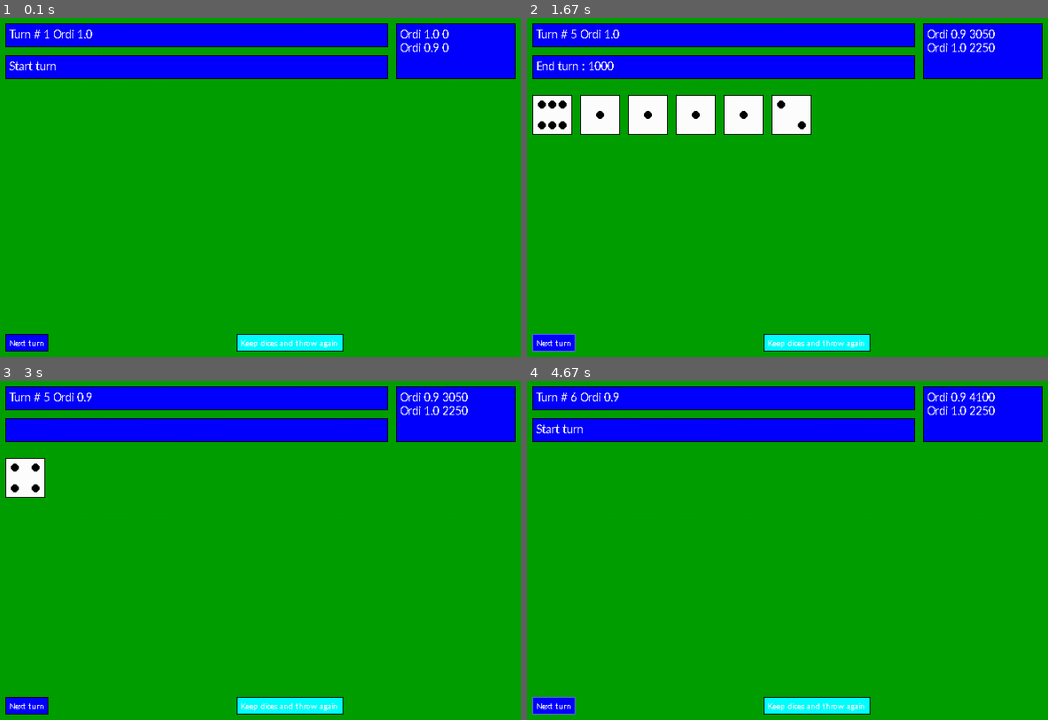
Above: before the commit, frames 1-4 (two rows, left to right).
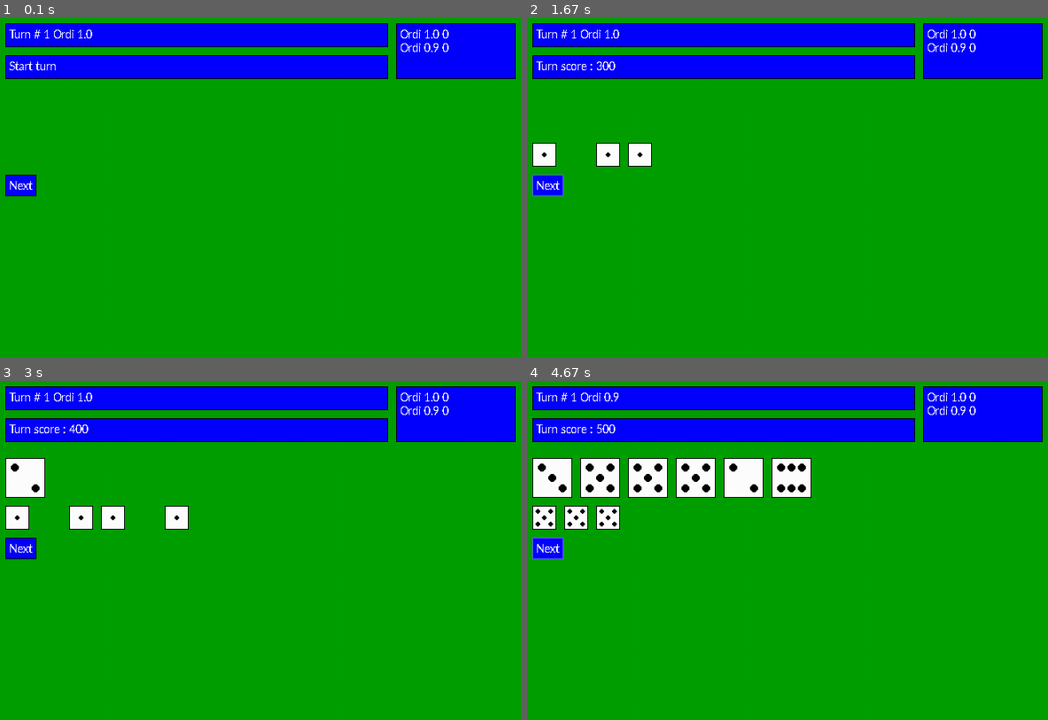
Above: after the commit, the same moments.

Repository: OlivierIrac/experiments
Game: pygame game, started from FarkleDiceGame/pygameMain.py
The game is run twice, just before and just after one commit, with the same random seed, the same clock (stepped at 60 frames per second) and the same inputs.
Inputs (mouse positions are in pixels of both pictures, inside the frame that each line leads up to):
- Up to frame 1 (0.1 s): no input
- Up to frame 2 (1.67 s): click "Next" at 0.38 s; tap Enter at 0.67, 1 s; click "Next" at 1.38 s
- Up to frame 3 (3 s): press the mouse at (46, 516) at 1.7 s; move the mouse to (125, 567) at 1.8 s; release the mouse at (208, 618) at 1.93 s; click "Next" at 2.05 s; click "Next" at 2.38 s; press the mouse at (72, 475) at 2.7 s; move the mouse to (302, 486) at 2.8 s; release the mouse at (outside the picture) at 2.93 s
- Up to frame 4 (4.67 s): click "Next" at 3.05 s; press the mouse at (553, 475) at 3.37 s; move the mouse to (813, 469) at 3.47 s; release the mouse at (outside the picture) at 3.6 s; click "Next" at 3.72 s; press the mouse at (980, 414) at 4.03 s; move the mouse to (823, 523) at 4.13 s; release the mouse at (667, 631) at 4.27 s; click "Next" at 4.38 s

The runs differ from the first frame. In frame 1, 1.9% of the frame differs, in the area x 1-66%, y 46-99%; in frame 2, 8.8%, in the area x 1-90%, y 3-99%; in frame 3, 3.7%; in frame 4, 8.7%.

Commit message:
Dice animation working

Diff:
--- a/FarkleDiceGame/farkleDiceGame.py
+++ b/FarkleDiceGame/farkleDiceGame.py
@@ -123,6 +123,7 @@
 
     def addTurnScore(self, score, dicesKept):
         self.turnScore += score
+        dicesKept.sort()
         self.turnDicesKept += dicesKept + [0]
 
     def endTurn(self, turnScore, diceRoll):
--- a/FarkleDiceGame/pygameMain.py
+++ b/FarkleDiceGame/pygameMain.py
@@ -24,22 +24,24 @@
         pygame.init()
         self.screen = pygame.display.set_mode((1000, 600))
         self.clock = pygame.time.Clock()
-        self.animationEvent = 0
+        self.diceRollAnimationEvent = 0
         self.diceKeptUpdateEvent = pygame.USEREVENT + 1
         self.animationTime = 500
+        self.diceRoll = []
 
         # Create The Backgound
         self.background = pygame.Surface(self.screen.get_size())
         self.background = self.background.convert()
         self.background.fill((0, 160, 0))
 
+        # Creates the UI objects
         self.UIObjects = []
 
         self.infoBox = MsgBoxUI("", pygame.Color('white'), pygame.Color(
             'blue'), 480, 30, 16, (10, 10), self.screen)
         self.UIObjects.append(self.infoBox)
 
-        self.animationEndTurnInfo = ""
+        self.endAnimationMsg = ""
         self.turnInfoBox = MsgBoxUI("", pygame.Color('white'), pygame.Color(
             'blue'), 480, 30, 16, (10, 50), self.screen)
         self.UIObjects.append(self.turnInfoBox)
@@ -52,106 +54,146 @@
                                      pygame.Color('white'), False, self.animationTime)
         self.UIObjects.append(self.diceRollUI)
 
-        self.diceKept = []
-        self.diceKeptUI = DiceRollUI([], 10, 30, (10, 160), self.screen)
-        self.UIObjects.append(self.diceKeptUI)
+        self.turnDiceKept = []
+        self.dicesKept = []
+        self.diceKeptAnimationStep = 0
+        self.dicesKeptAnimation = []
+        self.turnDiceKeptUI = DiceRollUI([], 10, 30, (10, 160), self.screen)
+        self.UIObjects.append(self.turnDiceKeptUI)
 
-        self.buttonStopTurn = ButtonUI("Next turn", pygame.Color(
-            'white'), pygame.Color('blue'), 0, 12, (10, 400), self.screen)
+        self.buttonStopTurn = ButtonUI("Next", pygame.Color(
+            'white'), pygame.Color('blue'), 0, 16, (10, 200), self.screen)
         self.UIObjects.append(self.buttonStopTurn)
 
-        self.buttonKeepDicesAndThrow = ButtonUI(
-            "Keep dices and throw again", pygame.Color('white'), pygame.Color('cyan'), 0, 12, (300, 400), self.screen)
-        self.UIObjects.append(self.buttonKeepDicesAndThrow)
+    def startDiceAnimation(self, msg):
+        self.diceRollUI.update(self.diceRoll, pygame.Color('white'), False, self.animationTime)
+        self.diceRollAnimationEvent = self.diceRollUI.startAnimation()
+        self.diceKeptAnimationStep = 0
+        self.dicesKeptAnimation = list(self.turnDiceKept)
+        self.diceAnimationRunning = True
+        pygame.time.set_timer(self.diceKeptUpdateEvent,
+                              self.animationTime * len(self.diceRoll) + self.animationTime)
+        self.endAnimationMsg = msg
+
+    def completeDiceAnimation(self):
+        # fast forward all on-going animations
+        self.diceRollAnimationEvent = self.diceRollUI.stopAnimation()
+        pygame.time.set_timer(self.diceKeptUpdateEvent, 1)
+        self.diceKeptAnimationStep = len(self.dicesKept)
+
+    def stopDiceAnimation(self):
+        # stop all on-going animations
+        self.diceRollAnimationEvent = self.diceRollUI.stopAnimation()
+        pygame.time.set_timer(self.diceKeptUpdateEvent, 0)
+        self.diceAnimationRunning = False
 
     def updatePygameUI(self, game, gameEvent, currentPlayer=0, diceRoll=[], dicesKept=[], nbDicesToThrow=0):
+        self.dicesKept = dicesKept
+        self.diceRoll = diceRoll
+
+        # update score box
         msg = ""
         playersByScore = sorted(game.players, key=lambda x: x.score, reverse=True)
         for player in playersByScore:
             msg += player.name + " " + str(player.score) + "\n"
         self.scoreBox.update(msg)
 
+        # update info box
         msg = "Turn # " + str(game.turn) + " " + game.players[currentPlayer].name
         self.infoBox.update(msg)
 
         done = False
-
+        # process Farkle Game events
+        # updates infoBox, diceroll, dicekept UI elements, starts animations
         if(gameEvent in ["endTurnBadThrow"]):
-            self.diceRollUI.update(diceRoll, pygame.Color('red'), False, self.animationTime)
-            self.animationEvent = self.diceRollUI.startAnimation()
-            self.animationEndTurnInfo = "End turn : bad roll!"
+            self.startDiceAnimation("End turn : bad roll!")
         elif(gameEvent in ["endTurnNoScore"]):
-            self.diceRollUI.update(diceRoll, pygame.Color('white'), False, self.animationTime)
-            self.animationEvent = self.diceRollUI.startAnimation()
-            self.animationEndTurnInfo = "End turn : No score !"
+            self.stopDiceAnimation()
+            self.turnInfoBox.update("End turn : No score !")
         elif(gameEvent in ["endTurnScores"]):
-            self.diceRollUI.update(diceRoll, pygame.Color('white'), False, 0)
+            self.stopDiceAnimation()
             msg = 'End turn : ' + str(game.players[currentPlayer].turnScore)
             self.turnInfoBox.update(msg)
         elif(gameEvent in ["startTurn"]):
-            self.diceKept = []
-            self.diceKeptUI.update([])
+            self.turnDiceKept = []
+            self.turnDiceKeptUI.update([])
             self.turnInfoBox.update('Start turn')
-            self.diceRollUI.update(diceRoll, pygame.Color('white'), False, 0)
+            self.diceRollUI.update(self.diceRoll)
             done = True
         elif(gameEvent in ["turnFollowUp"]):
-            self.diceKeptUI.update([])
-            self.turnInfoBox.update("")
+            self.stopDiceAnimation()
+            self.turnDiceKeptUI.update([])
             msg = game.players[currentPlayer].name + " decides to follow-up with " + \
                 str(game.players[currentPlayer].turnScore) + \
                 " points and " + str(nbDicesToThrow) + " dices"
             self.turnInfoBox.update(msg)
         elif(gameEvent in ["gameOver"]):
+            self.stopDiceAnimation()
             msg = "Game over : " + game.players[currentPlayer].name + " wins !"
             self.turnInfoBox.update(msg)
         elif(gameEvent in ["mustKeepAllScoringDicesToStop"]):
+            self.stopDiceAnimation()
             self.turnInfoBox.update("You must keep all scoring dices to end turn.")
         elif(gameEvent in ["invalidDiceSelection"]):
+            self.stopDiceAnimation()
             self.turnInfoBox.update("Invalid dice selection")
         else:
-            self.diceRollUI.update(diceRoll, pygame.Color('white'), False, self.animationTime)
-            self.animationEvent = self.diceRollUI.startAnimation()
-            pygame.time.set_timer(self.diceKeptUpdateEvent,
-                                  self.animationTime * len(diceRoll) + 1000)
+            msg = "Turn score : " + str(game.players[currentPlayer].turnScore)
+            self.startDiceAnimation(msg)
 
         while(not done):
+            # draw UI
             self.screen.blit(self.background, (0, 0))
             for UIObject in self.UIObjects:
                 UIObject.draw()
             pygame.display.flip()
 
+            # process mouse and keyboards events
             event = pygame.event.poll()
             for UIObject in self.UIObjects:
                 objectEvent = UIObject.handleEvent(event)
                 if(objectEvent):
                     if(UIObject == self.buttonStopTurn and objectEvent == "buttonPressed"):
-                        done = True
+                        if(self.diceAnimationRunning):
+                            self.completeDiceAnimation()
+                        else:
+                            done = True
 
-            if (event.type == self.animationEvent):
-                self.diceRollUI.updateAnimation()
-                if(self.diceRollUI.isAnimationComplete()):
-                    self.turnInfoBox.update(self.animationEndTurnInfo)
-                    self.animationEndTurnInfo = ""
-
-            if (event.type == self.diceKeptUpdateEvent):
-                self.diceKept = game.players[currentPlayer].turnDicesKept
-                self.diceKeptUI.update(self.diceKept)
-                msg = "Turn score : " + str(game.players[currentPlayer].turnScore)
-                self.turnInfoBox.update(msg)
-                pygame.time.set_timer(self.diceKeptUpdateEvent, 0)
-                done = True
-
-            if (event.type == pygame.QUIT):
+            if(event.type == pygame.QUIT or (event.type == pygame.KEYDOWN and event.key == pygame.K_ESCAPE)):
                 pygame.quit()
                 quit()
-            if (event.type == pygame.KEYDOWN):
-                if (event.key == pygame.K_ESCAPE):
-                    pygame.quit()
-                    quit()
+
+            if(event.type == pygame.KEYDOWN):
+                if(self.diceAnimationRunning):
+                    self.completeDiceAnimation()
                 else:
-                    # complete all on-going animations
-                    self.animationEvent = self.diceRollUI.stopAnimation()
-                    pygame.time.set_timer(self.diceKeptUpdateEvent, 1)
+                    done = True
+
+            # process animation timer events
+            if(event.type == self.diceRollAnimationEvent):
+                # Animate dice roll throw
+                self.diceRollUI.updateAnimation()
+
+            if(event.type == self.diceKeptUpdateEvent):
+                # Animate dice kept
+                if(self.diceAnimationRunning):
+                    if (self.diceKeptAnimationStep >= len(self.dicesKept)):
+                        # reached the end of animation
+                        print("eof of dice animation")
+                        self.turnInfoBox.update(self.endAnimationMsg)
+                        self.turnDiceKept = list(game.players[currentPlayer].turnDicesKept)
+                        self.turnDiceKeptUI.update(self.turnDiceKept)
+                        self.stopDiceAnimation()
+                        # done = True
+                    else:
+                        # remove one by one, dices kept from dice roll
+                        self.diceRoll.remove(self.dicesKept[self.diceKeptAnimationStep])
+                        self.diceRollUI.update(self.diceRoll)
+                        # add one by one, dices kept to turn dice kept
+                        self.dicesKeptAnimation.append(self.dicesKept[self.diceKeptAnimationStep])
+                        self.turnDiceKeptUI.update(self.dicesKeptAnimation)
+                        pygame.time.set_timer(self.diceKeptUpdateEvent, self.animationTime)
+                        self.diceKeptAnimationStep += 1
 
 
 playGame()
--- a/FarkleDiceGame/pygameUI.py
+++ b/FarkleDiceGame/pygameUI.py
@@ -108,7 +108,7 @@
         self.backgroundColor = color
         self.backgroundHoverColor = color
         self.borderColor = (0, 0, 0)
-        self.borderHoverColor = (100, 100, 255)
+        self.borderHoverColor = self.borderColor
         self.borderThickness = 1
 
     def handleEvent(self, event):
